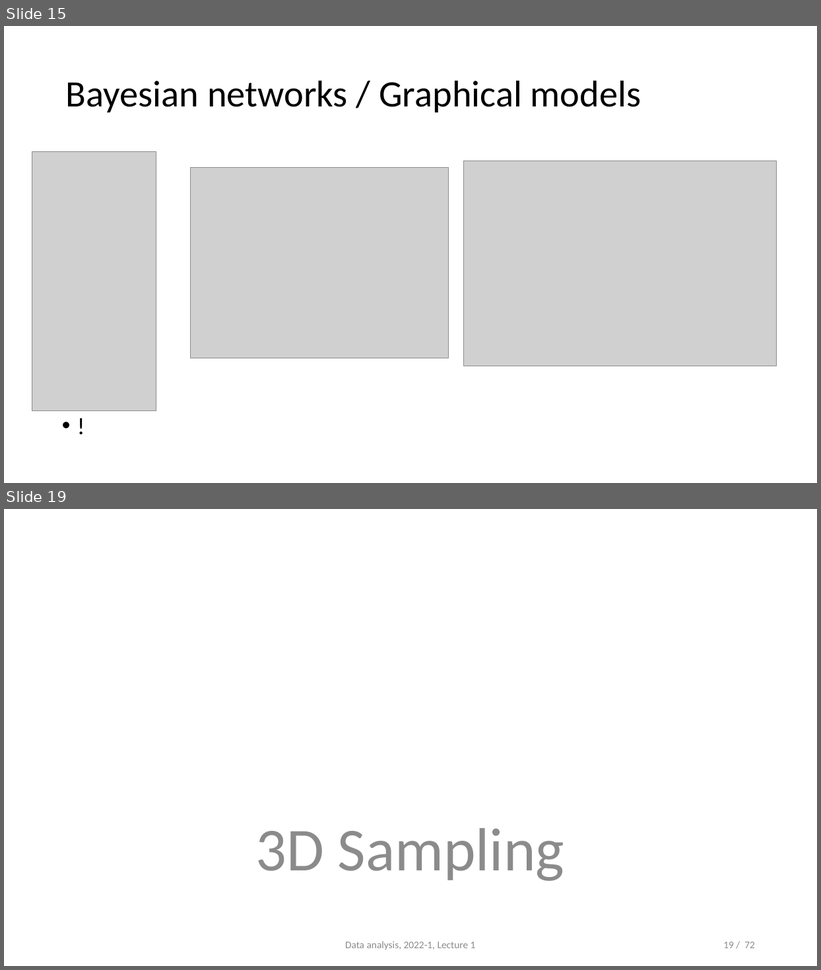
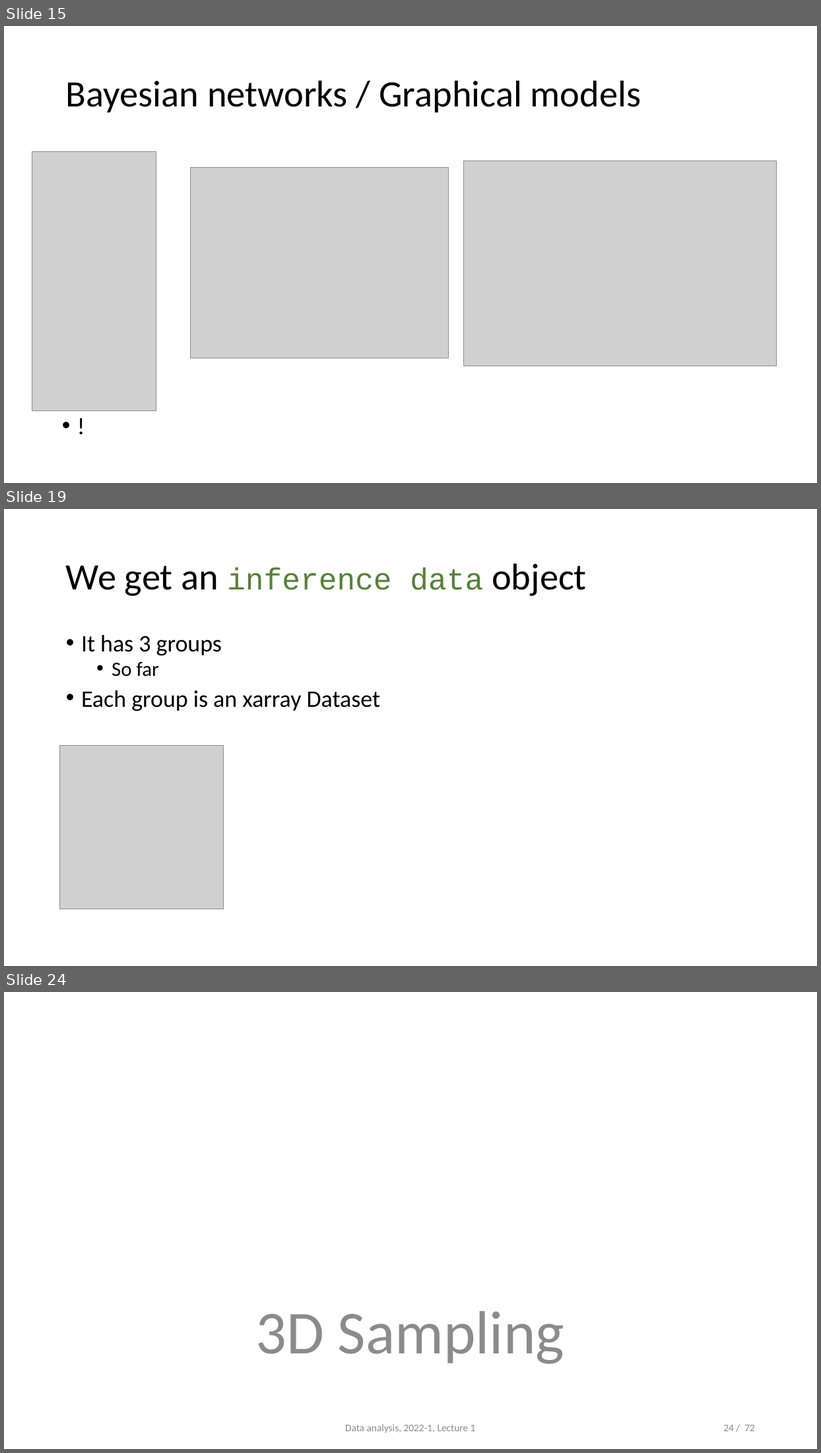
Before and after one commit to opherdonchin/StatisticalComputationAndAnalysis, a slide deck: Lectures/Lecture 3 PyMC and Sampling.pptx. Shown one above the other, each under a label of ours: slides 15 and 19 before the commit, slides 15, 19 and 24 after it; the slides between them are not shown. The pictures are 821x970 and 821x1453 pixels, drawn with LibreOffice and Linux fonts; fonts in the diff are those of the drawing; grey boxes stand for pictures. Boxes give left, top, right and bottom in pixels: in the first picture for what was removed or moved away, otherwise in the second. Text is boxed around its words. In the diff, an @@ line names an element or a change of style, - is before the commit and + after.

Commit message:
Started adding xarray and pytensor to lecture 3.

```diff
--- a/Lectures/Lecture 3 PyMC and Sampling.pptx
+++ b/Lectures/Lecture 3 PyMC and Sampling.pptx
@@ slide 19 added at (x1=4, y1=509, x2=817, y2=966), background #FFFFFF @@
@@ title added at (x1=66, y1=563, x2=587, y2=596), 44 pt, text #000000 @@
+We get an inference data object
@@ text added at (x1=81, y1=635, x2=380, y2=711), 28 pt, text #000000 @@
+• It has 3 groups
+  • So far
+• Each group is an xarray Dataset
@@ picture added at (x1=60, y1=746, x2=224, y2=909) @@
@@ what was slide 19 is now slide 24 @@
@@ page number at (x1=723, y1=1425, x2=755, y2=1432): text changed @@
-19 / 72
+24 / 72
```
Also in this commit, not shown: 2 slides changed, 6 other slides added, 3 other files.
